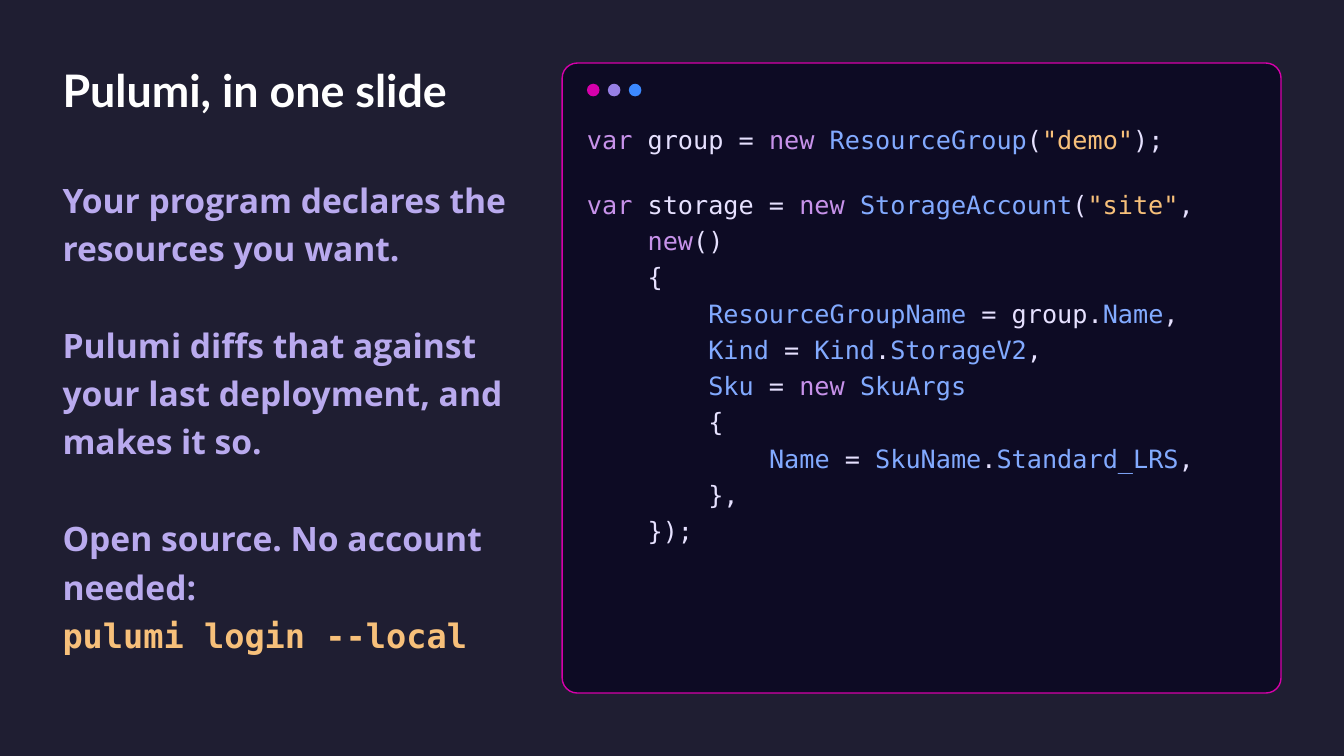
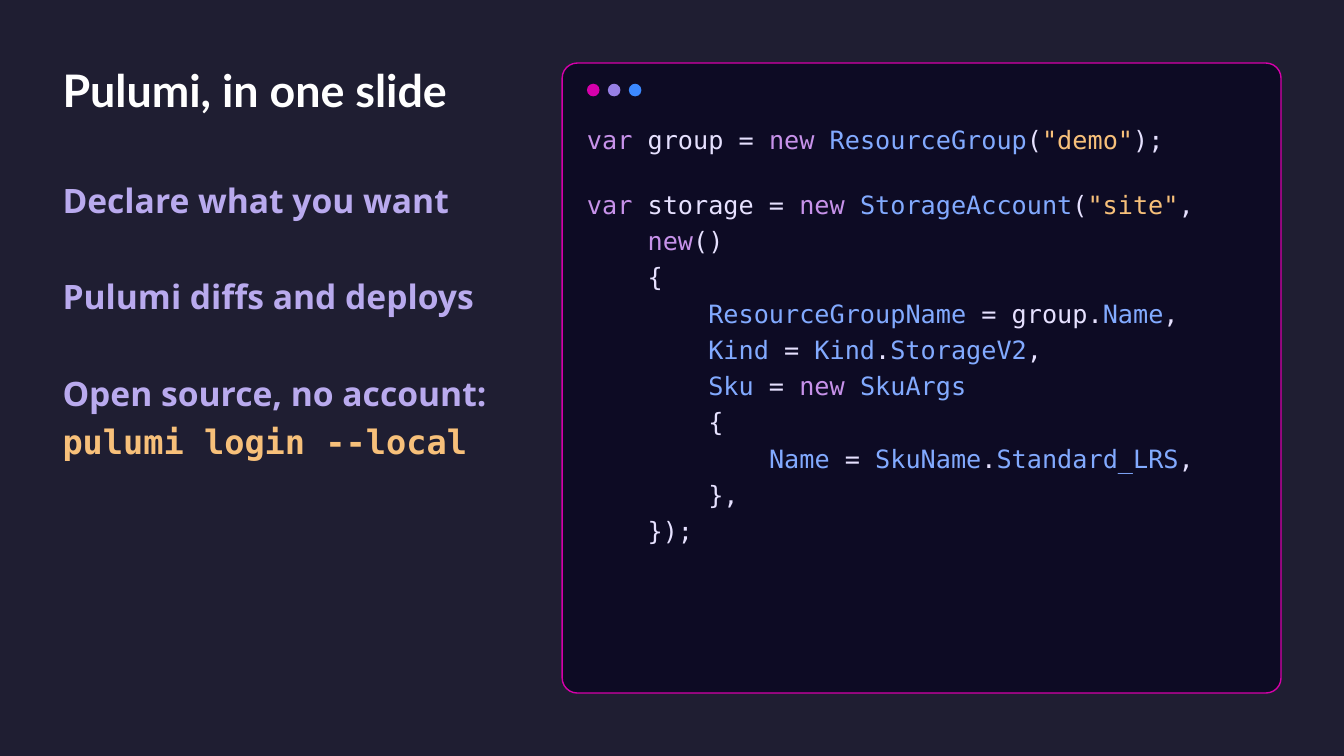
Before and after one commit to CamSoper/infrastructure-as-actual-code, a slide deck: slide 6 of slides/infrastructure-as-actual-code.pptx. Drawn at 1344x756 pixels with LibreOffice and Linux fonts; fonts in the diff are those of the drawing. Boxes give left, top, right and bottom in pixels: in the first picture for what was removed or moved away, otherwise in the second. Text is boxed around its words. In the diff, an @@ line names an element or a change of style, - is before the commit and + after.

```diff
--- a/slides/infrastructure-as-actual-code.pptx
+++ b/slides/infrastructure-as-actual-code.pptx
@@ text at (63, 187, 486, 414): text changed @@
-Your program declares the resources you want.
-Pulumi diffs that against your last deployment, and makes it so.
-Open source. No account needed:
+Declare what you want
+Pulumi diffs and deploys
+Open source, no account:
```
Also in this commit, not shown: 4 other slides changed, 1 other file.
